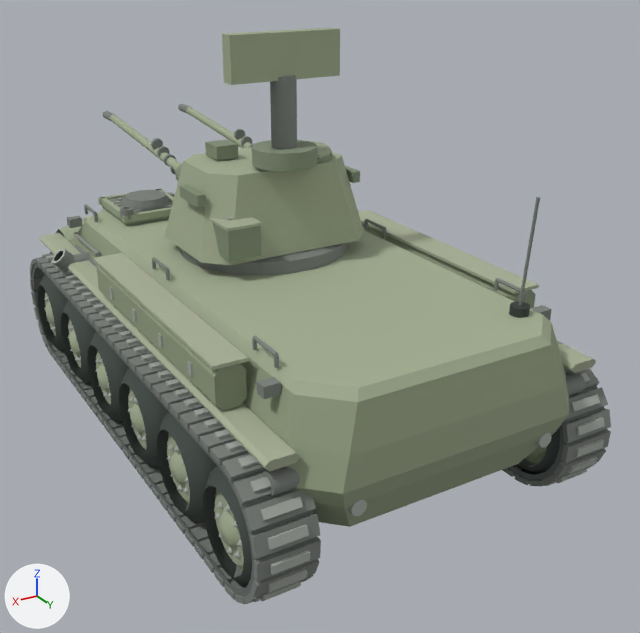
One commit to the glTF model spheres-web/ui/equipment-models/spheres-ground-air-defense.glb: the scene before it, then after it.
Rendered twice from a camera (50 mm lens) standing at (3.63, 6.95, 4.32) and looking at (-0.28, 0.44, 1.06). Lighting does not change. The marker at lower left points along +X, +Y and +Z. The first picture is the older version. Vertices at exactly the same position are counted once.

The scene before the commit, as lines of its bpy script (objects in view):
```python
me_spheres_mobile_air_defense = bpy.data.meshes.new('Spheres mobile air defense')
me_spheres_mobile_air_defense.from_pydata(...)  # 11303 vertices, 18312 faces; spans x -1.61..1.61, y -3.06..2.88, z 0.0..3.6
me_spheres_mobile_air_defense.materials.append(mat_painted_vehicle)
ob_spheres_mobile_air_defense = bpy.data.objects.new('Spheres mobile air defense', me_spheres_mobile_air_defense)
ob_spheres_mobile_air_defense.location = (0.0, 0.0, 0.0)
```
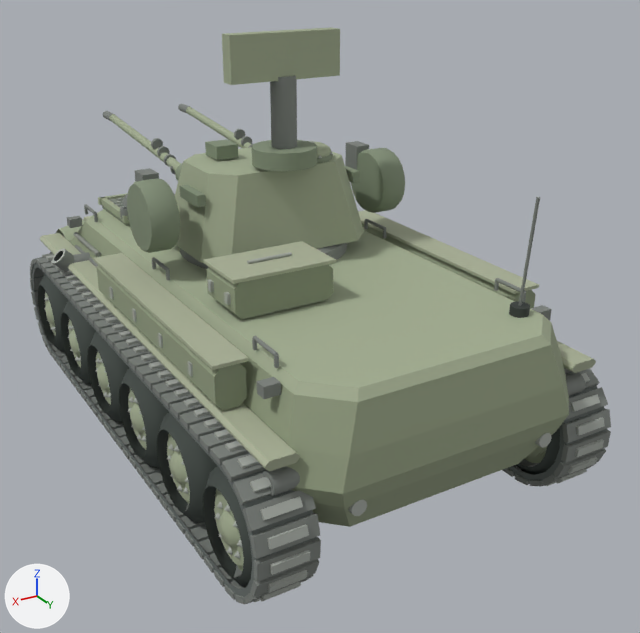
Where the change shows, as pixel boxes [x1, y1, x2, y2] in the pictures (640 x 633 px):
part 1 of me_spheres_mobile_air_defense, added
    after: [345, 141, 369, 170]
part 2 of me_spheres_mobile_air_defense, added
    after: [135, 168, 159, 181]
part 3 of me_spheres_mobile_air_defense, added
    after: [203, 241, 336, 284]
part 4 of me_spheres_mobile_air_defense, added
    after: [224, 292, 231, 305]
part 5 of me_spheres_mobile_air_defense, added
    after: [208, 280, 214, 292]
part 6 of me_spheres_mobile_air_defense, added
    after: [247, 252, 292, 264]
part 7 of me_spheres_mobile_air_defense, added (green)
    after: [351, 148, 405, 213]
part 8 of me_spheres_mobile_air_defense, added
    after: [127, 178, 180, 253]
part 9 of me_spheres_mobile_air_defense, added (green)
    after: [207, 265, 333, 319]
part 10 of me_spheres_mobile_air_defense, deleted
    before: [210, 217, 262, 231]
part 11 of me_spheres_mobile_air_defense, deleted (green)
    before: [213, 223, 261, 261]

Diff of the bpy script that builds the scene:
```diff
--- a/spheres-web/ui/equipment-models/spheres-ground-air-defense.glb.py
+++ b/spheres-web/ui/equipment-models/spheres-ground-air-defense.glb.py
@@ me_spheres_mobile_air_defense @@
 # used by ob_spheres_mobile_air_defense; location = (0.0, 0.0, 0.0)
-me_spheres_mobile_air_defense.from_pydata(...)  # 11303 vertices, 18312 faces; spans x -1.61..1.61, y -3.06..2.88, z 0.0..3.6
+me_spheres_mobile_air_defense.from_pydata(...)  # 11696 vertices, 18950 faces; spans x -1.61..1.61, y -3.06..2.88, z 0.0..3.6
+# me_spheres_mobile_air_defense part 1: a new loose piece, a box spanning x -1.14..-1.0, y -0.28..-0.08, z 2.17..2.47, in mat_painted_vehicle
+# me_spheres_mobile_air_defense part 2: a new loose piece, a box spanning x 1.0..1.14, y -0.28..-0.08, z 2.17..2.47, in mat_painted_vehicle
+# me_spheres_mobile_air_defense part 3: a new loose piece, a box spanning x 0.144..1.034, y 0.855..1.385, z 1.958..1.986, in mat_painted_vehicle
+# me_spheres_mobile_air_defense part 4: a new loose piece, a box spanning x 1.019..1.047, y 1.245..1.295, z 1.762..1.847, in mat_painted_vehicle
+# me_spheres_mobile_air_defense part 5: a new loose piece, a box spanning x 1.019..1.047, y 0.945..0.995, z 1.762..1.847, in mat_painted_vehicle
+# me_spheres_mobile_air_defense part 6: a new loose piece, an 8-sided cylinder along x spanning x 0.4..0.778, y 1.105..1.135, z 1.985..2.015, in mat_painted_vehicle
+# me_spheres_mobile_air_defense part 7: a new loose piece of 82 vertices spanning x -1.28..-0.99, y -0.22..0.38, z 1.86..2.46, in mat_painted_vehicle
+# me_spheres_mobile_air_defense part 8: a new loose piece of 82 vertices spanning x 0.99..1.28, y -0.22..0.38, z 1.86..2.46, in mat_painted_vehicle
+# me_spheres_mobile_air_defense part 9: a new loose piece of 16 vertices spanning x 0.16..1.02, y 0.87..1.37, z 1.65..1.95, in mat_painted_vehicle
+# me_spheres_mobile_air_defense part 10: the loose piece of 8 vertices spanning x 0.39..0.71, y 0.2..0.62, z 2.1..2.12 is deleted
+# me_spheres_mobile_air_defense part 11: the loose piece of 8 vertices spanning x 0.4..0.7, y 0.21..0.61, z 1.83..2.1 is deleted
+# other edits to the shape of me_spheres_mobile_air_defense do not show in these pictures
 me_spheres_mobile_air_defense.materials.append(mat_painted_vehicle)
```
